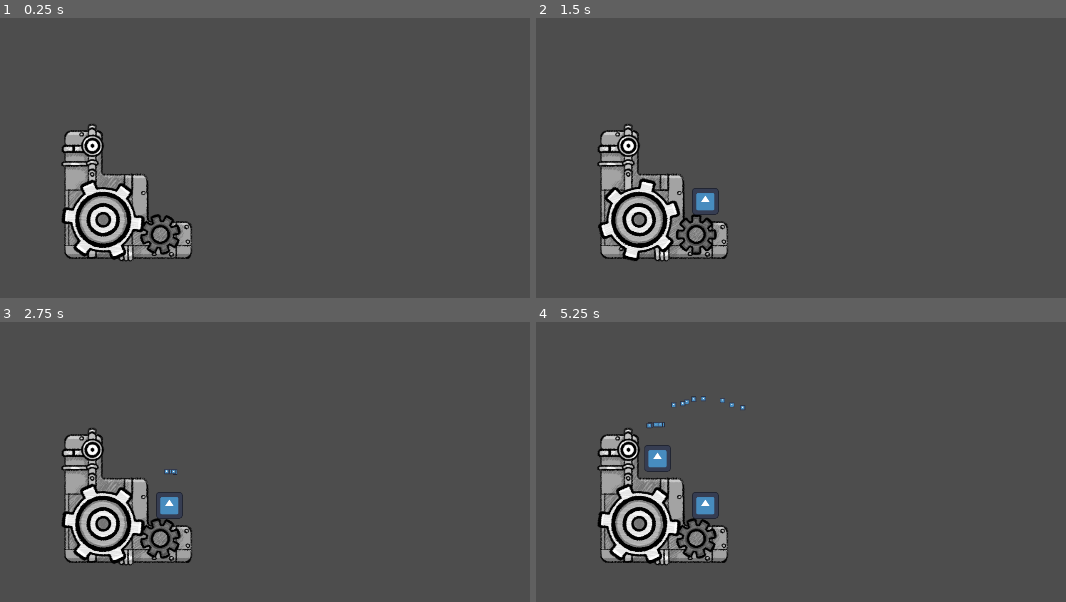
Above: before the commit, frames 1-4 (two rows, left to right).
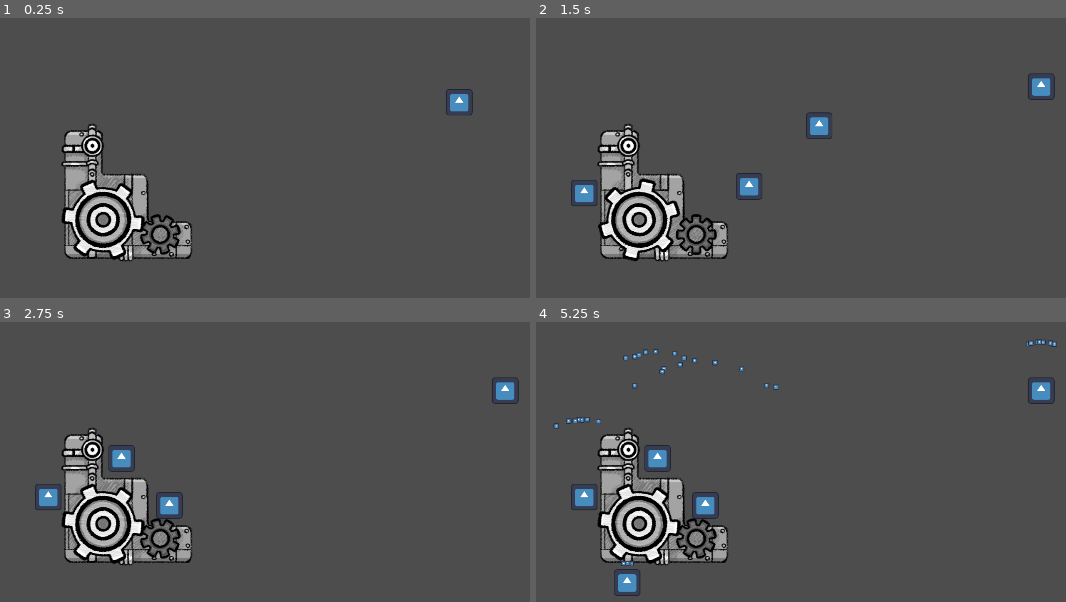
Above: after the commit, the same moments.

Repository: Aeropulu/LaHordeJam
Game: Godot game, scene res://scenes/test_map.tscn
The game is run twice, just before and just after one commit, with the same random seed, the same clock (stepped at 60 frames per second) and the same inputs. This scene is started directly instead of the project's main scene. The engine's default icon, where the game draws it, is replaced by a stand-in: a white triangle on a blue panel in a dark square.
Inputs (mouse positions are in pixels of both pictures, inside the frame that each line leads up to):
- Up to frame 1 (0.25 s): no input
- Up to frame 2 (1.5 s): tap Enter (ui_accept) at 0.5, 0.77 s; move the mouse to (663, 194) at 0.52 s; press the mouse at (663, 194) at 0.53 s; hold Right (ui_right) from 0.53 s (still down); move the mouse to (774, 264) at 1.27 s; release the mouse at (774, 264) at 1.28 s; click (774, 264) at 1.35 s
- Up to frame 3 (2.75 s): tap Enter (ui_accept) at 1.52 s; move the mouse to (477, 448) at 2.02 s; release Right (ui_right) at 2.03 s; press the mouse at (477, 448) at 2.03 s; hold Left (ui_left) from 2.03 s (still down)
- Up to frame 4 (5.25 s): move the mouse to (outside the picture) at 2.77 s; release Left (ui_left) at 2.78 s; release the mouse at (outside the picture) at 2.78 s; hold Right (ui_right) 2.78-4.28 s; click (outside the picture) at 2.85 s; tap Enter (ui_accept) at 3.02, 3.77, 4.52 s; move the mouse to (outside the picture) at 3.52 s; press the mouse at (outside the picture) at 3.53 s; move the mouse to (695, 478) at 4.27 s; release the mouse at (695, 478) at 4.28 s; hold Left (ui_left) 4.28-5.03 s; click (695, 478) at 4.35 s; move the mouse to (975, 546) at 5.02 s; press the mouse at (975, 546) at 5.03 s; hold Right (ui_right) from 5.03 s (still down)

The runs differ from the first frame. In frame 1, 0.3% of the frame differs, in the area x 84-90%, y 25-35%; in frame 2, 1.5%, in the area x 6-98%, y 19-71%; in frame 3, 0.9%; in frame 4, 1.5%.

Commit message:
worker spawn + MVP move

Diff:
--- a/scenes/test_map.tscn
+++ b/scenes/test_map.tscn
@@ -7,6 +7,7 @@
 [ext_resource type="Texture2D" uid="uid://bij7c3dboeppd" path="res://assets/sprites/machines/machineB/machineB_00003.png" id="5_sote0"]
 [ext_resource type="Texture2D" uid="uid://cllt6xquowf7k" path="res://assets/sprites/machines/machineB/machineB_00004.png" id="6_rhb8y"]
 [ext_resource type="Texture2D" uid="uid://fbd5ly4hjdhj" path="res://assets/sprites/machines/machineB/machineB_00005.png" id="7_6lqyp"]
+[ext_resource type="Script" path="res://scripts/FactoryManager.gd" id="8_yei8k"]
 
 [sub_resource type="NavigationPolygon" id="NavigationPolygon_yihpj"]
 vertices = PackedVector2Array(597, 94, 1039, 98, 1065, 605, 615, 594, 598, 369, 597, 313, 518, 367, 517, 589, 85, 593, 107, 75, 517, 314, 517, 98)
@@ -53,6 +54,7 @@
 position = Vector2(305, 420)
 script = ExtResource("2_8tml0")
 machine_type = 1
+_slot_count = 3
 
 [node name="AnimatedSprite2D" type="AnimatedSprite2D" parent="Machine"]
 sprite_frames = SubResource("SpriteFrames_bgj8i")
@@ -90,4 +92,9 @@
 
 [node name="Sprite2D" type="Sprite2D" parent="Machine2"]
 
+[node name="FactoryManager" type="Node2D" parent="." node_paths=PackedStringArray("machines")]
+position = Vector2(1214, 165)
+script = ExtResource("8_yei8k")
+machines = [NodePath("../Machine")]
+
 [connection signal="input_event" from="Machine/Area2D" to="Machine" method="_on_area_2d_input_event"]
--- /dev/null
+++ b/scripts/FactoryManager.gd
@@ -0,0 +1,22 @@
+extends Node2D
+
+@export var machines: Array[Machine]
+var _worker_scene = preload("res://scenes/test_character.tscn")
+
+# Called when the node enters the scene tree for the first time.
+func _ready():
+	call_deferred("spawn_workers")
+
+
+# Called every frame. 'delta' is the elapsed time since the previous frame.
+func _process(delta):
+	pass
+
+func spawn_workers():
+	for machine in machines:
+		for i in range(machine._slot_count):
+			var worker = _worker_scene.instantiate()
+			worker.global_position = global_position
+			get_tree().root.add_child(worker)
+			machine._add_worker(worker)
+			await get_tree().create_timer(0.4).timeout
--- a/scripts/machine.gd
+++ b/scripts/machine.gd
@@ -11,7 +11,7 @@
 
 var _time_per_worker: float = 1.0
 var _time_to_next_worker: float = 1.0
-var _slot_count = 1
+@export var _slot_count = 1
 
 signal on_profit
 signal on_time_accel
@@ -32,6 +32,21 @@
 
 # Called every frame. 'delta' is the elapsed time since the previous frame.
 func _physics_process(delta):
+	if _check_workers_in_place(delta):
+		_process_cycle(delta)
+
+func _check_workers_in_place(delta) -> bool:
+	var all_in_place: bool = true
+	for i in range(min(_slot_count, _workers.size())):
+		var worker = _workers[i]
+		var slot = %Slots.get_child(i)
+		var is_in_place = worker.global_position.distance_squared_to(slot.global_position) < 5
+		all_in_place = all_in_place and is_in_place
+		if not is_in_place:
+			worker.global_position = worker.global_position.move_toward(slot.global_position, delta * 500)
+	return all_in_place
+
+func _process_cycle(delta):
 	if _workers.size() <= 0 or _remaining_workers() <= 0:
 		return
 	_time_to_next_worker -= delta
Not shown: 1 places in scenes/test_map.tscn that only renumber resources
